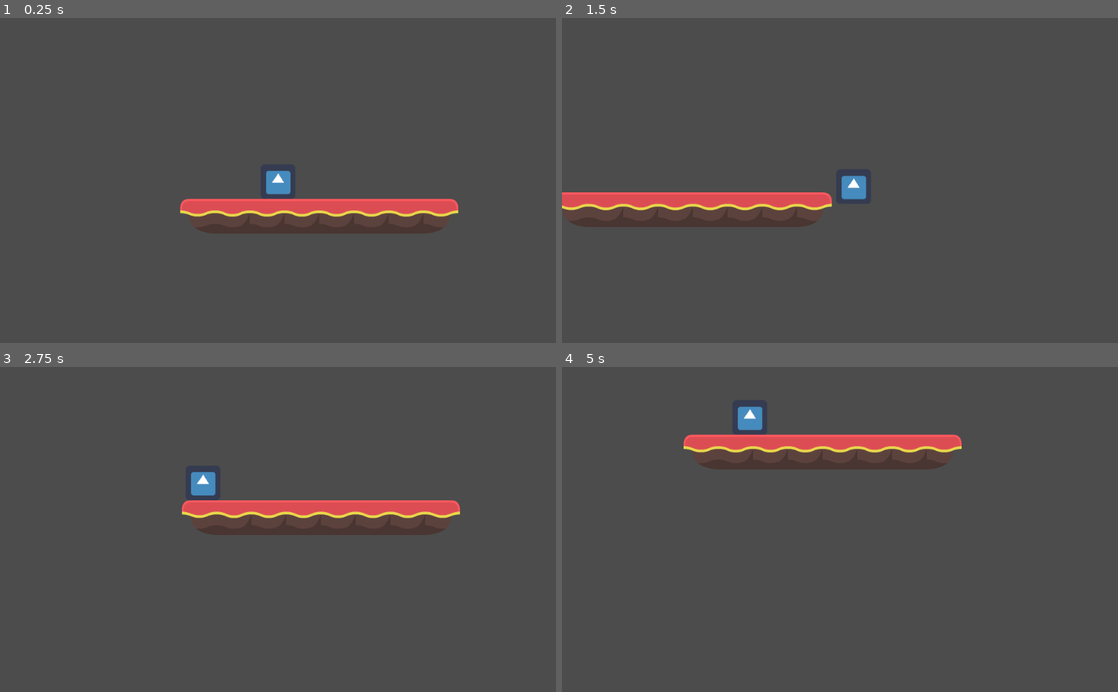
Above: before the commit, frames 1-4 (two rows, left to right).
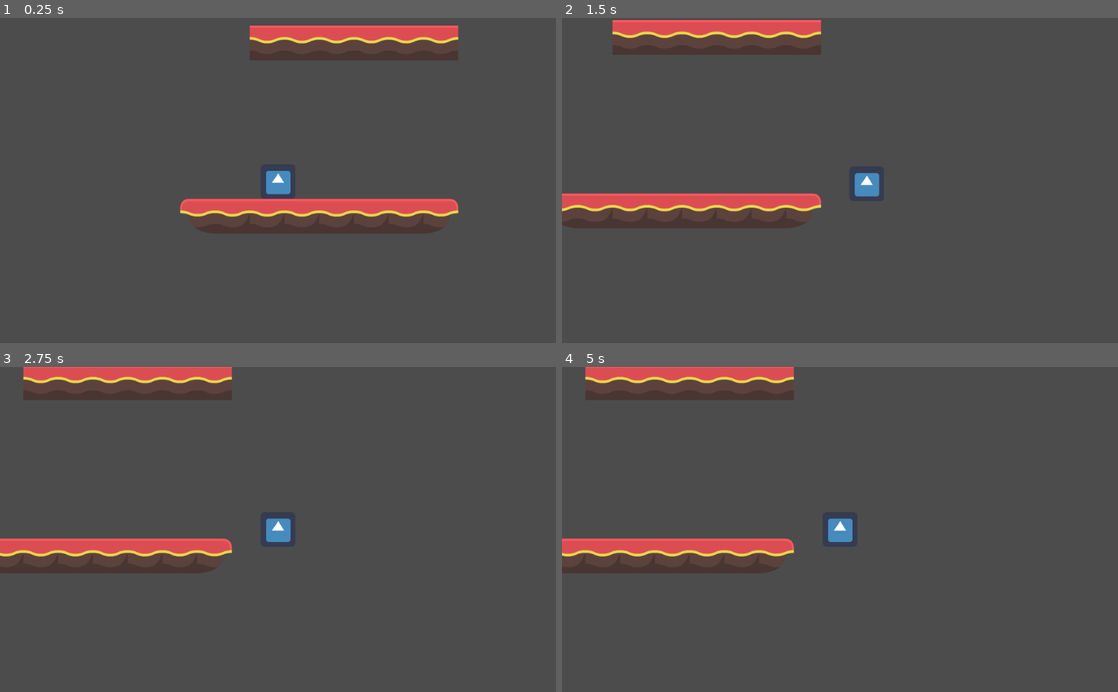
Above: after the commit, the same moments.

Repository: Lukas-VanDyke/Platformer-Prototype
Game: Godot game, scene res://Scenes/Room.tscn
The game is run twice, just before and just after one commit, with the same random seed, the same clock (stepped at 60 frames per second) and the same inputs. The engine's default icon, where the game draws it, is replaced by a stand-in: a white triangle on a blue panel in a dark square.
Inputs (mouse positions are in pixels of both pictures, inside the frame that each line leads up to):
- Up to frame 1 (0.25 s): no input
- Up to frame 2 (1.5 s): move the mouse to (962, 164) at 0.52 s; hold D (right) from 0.53 s (still down); click (962, 164) at 0.6 s; move the mouse to (728, 196) at 1.27 s; click (728, 196) at 1.35 s
- Up to frame 3 (2.75 s): move the mouse to (333, 458) at 2.02 s; release D (right) at 2.03 s; hold A (left) from 2.03 s (still down); tap Space (space) at 2.1 s; click (333, 458) at 2.3 s
- Up to frame 4 (5 s): move the mouse to (812, 594) at 2.77 s; release A (left) at 2.78 s; hold D (right) 2.78-4.28 s; click (812, 594) at 2.85 s; move the mouse to (1006, 578) at 3.52 s; click (1006, 578) at 3.6 s; move the mouse to (673, 480) at 4.27 s; hold A (left) from 4.28 s (still down); tap Space (space) at 4.35 s; click (673, 480) at 4.55 s

The runs differ from the first frame. In frame 1, 2.8% of the frame differs, in the area x 44-83%, y 2-14%; in frame 2, 4.5%; in frame 3, 9.8%; in frame 4, 9.9%, in the area x 0-72%, y 0-64%.
Error after the commit: Attempt to call function 'instance' in base 'null instance' on a null instance. (res://Scripts/PlayerController.gd:67)

Commit message:
Added extra platfrom for easy hook testing

Diff:
--- a/src/Scenes/Room.tscn
+++ b/src/Scenes/Room.tscn
@@ -273,7 +273,7 @@
 collision_layer = 98
 collision_mask = 29
 format = 1
-tile_data = PoolIntArray( -131063, 0, 5, -131062, 0, 6, -131 …(184 unchanged characters)… 565, 0, 0, 65566, 0, 0, 65567, 0, 0, 131100, 0, 0, 131101, 0, 0, 131102, 0, 0, 1 …(555 unchanged characters)…
+tile_data = PoolIntArray( -131063, 0, 5, -131062, 0, 6, -131 …(184 unchanged characters)… 565, 0, 0, 65566, 0, 0, 65567, 0, 0, 131073, 0, 2, 131074, 0, 2, 131075, 0, 2, 131076, 0, 2, 131077, 0, 2, 131078, 0, 2, 131100, 0, 0, 131101, 0, 0, 131102, 0, 0, 1 …(555 unchanged characters)…
 __meta__ = {
 "_edit_lock_": true
 }
--- a/src/Scripts/PlayerController.gd
+++ b/src/Scripts/PlayerController.gd
@@ -1,4 +1,6 @@
 extends KinematicBody2D
+
+onready var grapplingHook = load("res://Scenes/Gadgets/GrapplingHook.tscn")
 
 export (int) var movementSpeed = 500
 export (int) var grapplingSpeed = 1000
@@ -9,14 +11,23 @@
 
 var velocity = Vector2()
 
+var waiting = false
+
 var grappling = false
 var grapplingTarget
 var previousPosition = Vector2()
 
+var hook
+
 func _physics_process(delta):
+	if waiting:
+		return
+
 	if grappling:
 		if (previousPosition - position).length() < 3:
 			grappling = false
+			remove_child(hook)
+			hook.queue_free()
 
 		previousPosition = position
 		velocity = (grapplingTarget - global_position).normalized() * grapplingSpeed
@@ -24,6 +35,8 @@
 			velocity = move_and_slide(velocity)
 		else:
 			grappling = false
+			get_parent().remove_child(hook)
+			hook.queue_free()
 		return
 
 	get_input()
@@ -47,5 +60,17 @@
 		var space_state = get_world_2d().direct_space_state
 		var result = space_state.intersect_ray(global_position, get_global_mouse_position(), [self])
 		if result:
-			grapplingTarget = result.position
-			grappling = true
+			waiting = true
+			SendGrapple(result.position)
+
+func SendGrapple(targetPosition):
+	hook = grapplingHook.instance()
+	get_parent().add_child(hook)
+	hook.set_global_position(global_position + ((targetPosition - global_position).normalized() * 64))
+	hook.SetVelocity(targetPosition)
+	hook.connect("grapple_hit", self, "StartGrapple")
+
+func StartGrapple(grapplePosition):
+	grapplingTarget = grapplePosition
+	grappling = true
+	waiting = false
